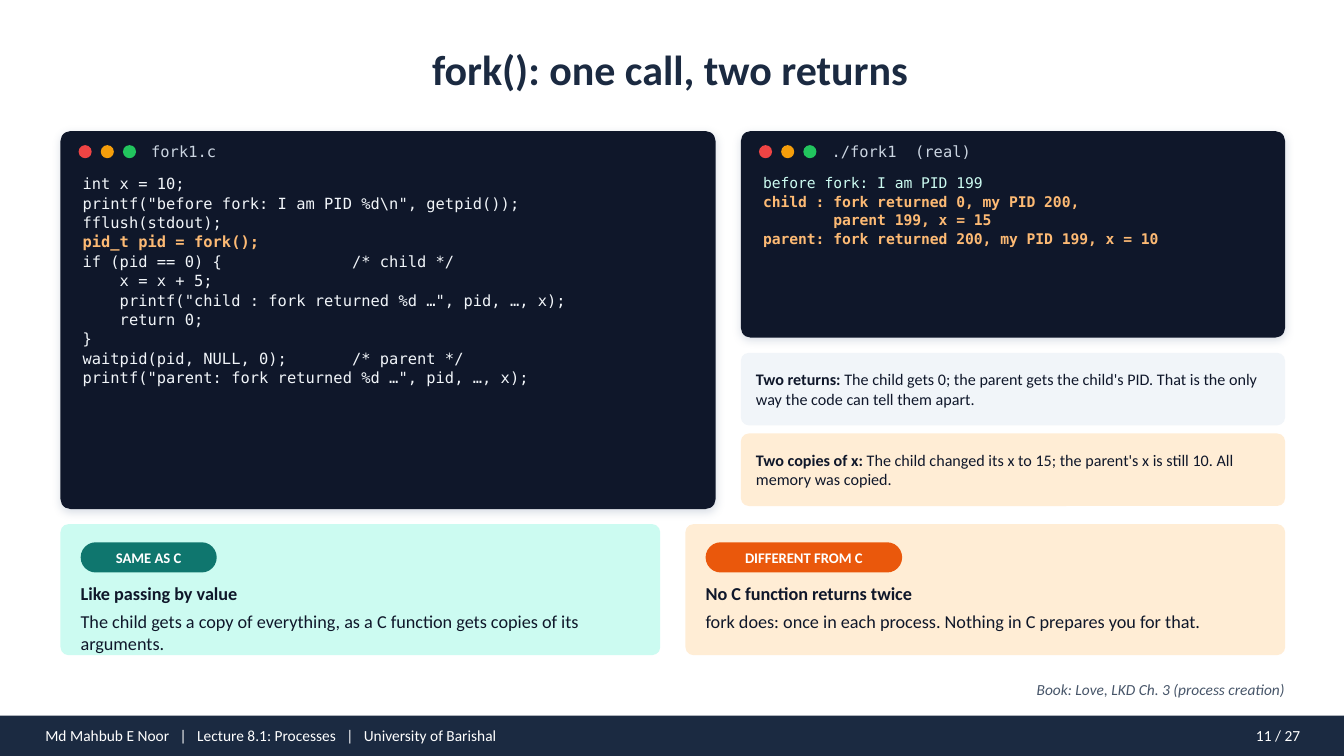
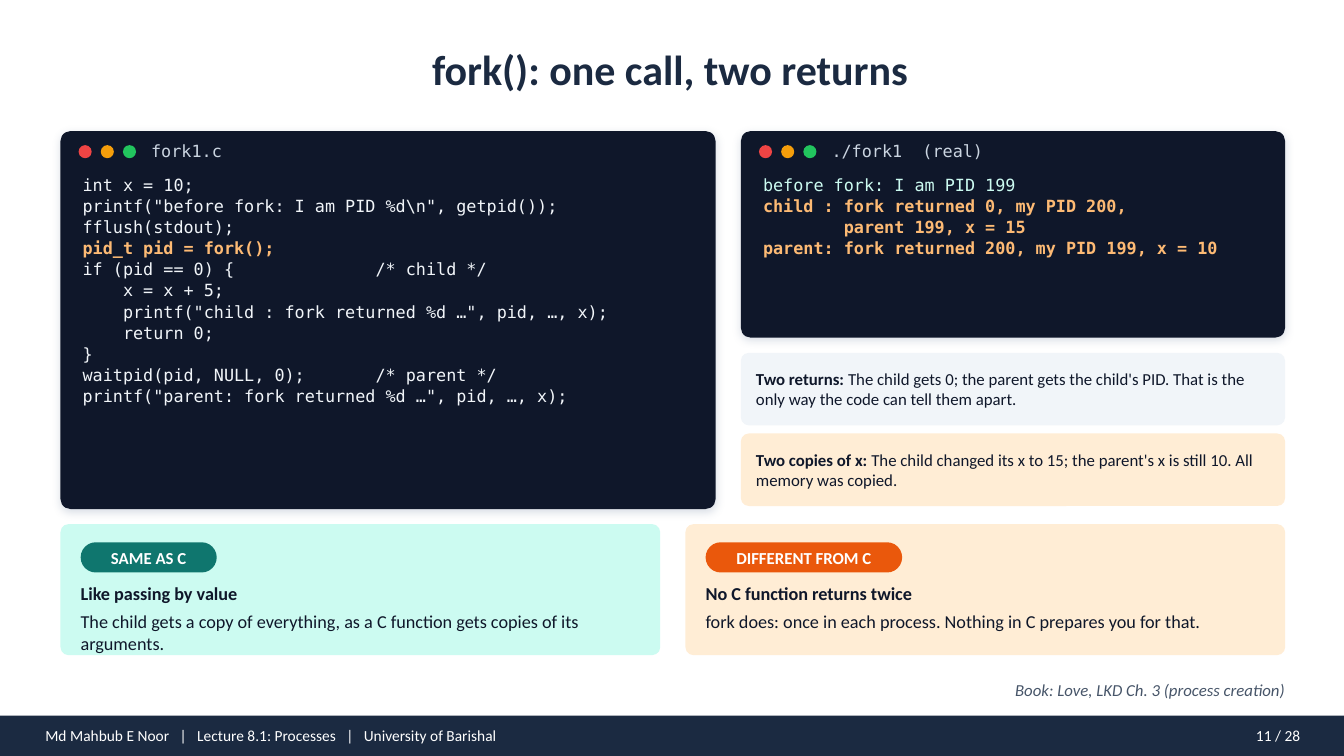
Before and after one commit to mahbubnoor/Introduction-to-system-programming, a slide deck: slide 11 of decks/lecture_08.1.pptx. Drawn at 1344x756 pixels with LibreOffice and Linux fonts; fonts in the diff are those of the drawing. Boxes give left, top, right and bottom in pixels: in the first picture for what was removed or moved away, otherwise in the second. Text is boxed around its words. In the diff, an @@ line names an element or a change of style, - is before the commit and + after.

```diff
--- a/decks/lecture_08.1.pptx
+++ b/decks/lecture_08.1.pptx
@@ text "Two returns: The child gets ..." at (756,373,1245,408): size 11.5 to 12 pt @@
@@ text "Two copies of x: The ..." at (756,454,1252,489): size 11.5 to 12 pt @@
@@ size 10.5 to 12 pt in 3 elements at (763,178,1217,258), (111,553,186,564), (736,553,871,564) @@
@@ size 11 to 12 pt in 4 elements at (151,144,222,157), (83,178,608,406), (832,144,983,159), (1015,684,1285,699) @@
@@ text at (1256,730,1301,741): text changed @@
-11 / 27
+11 / 28
```
Also in this commit, not shown: 26 other slides changed, 1 slide added, 25 other files.
